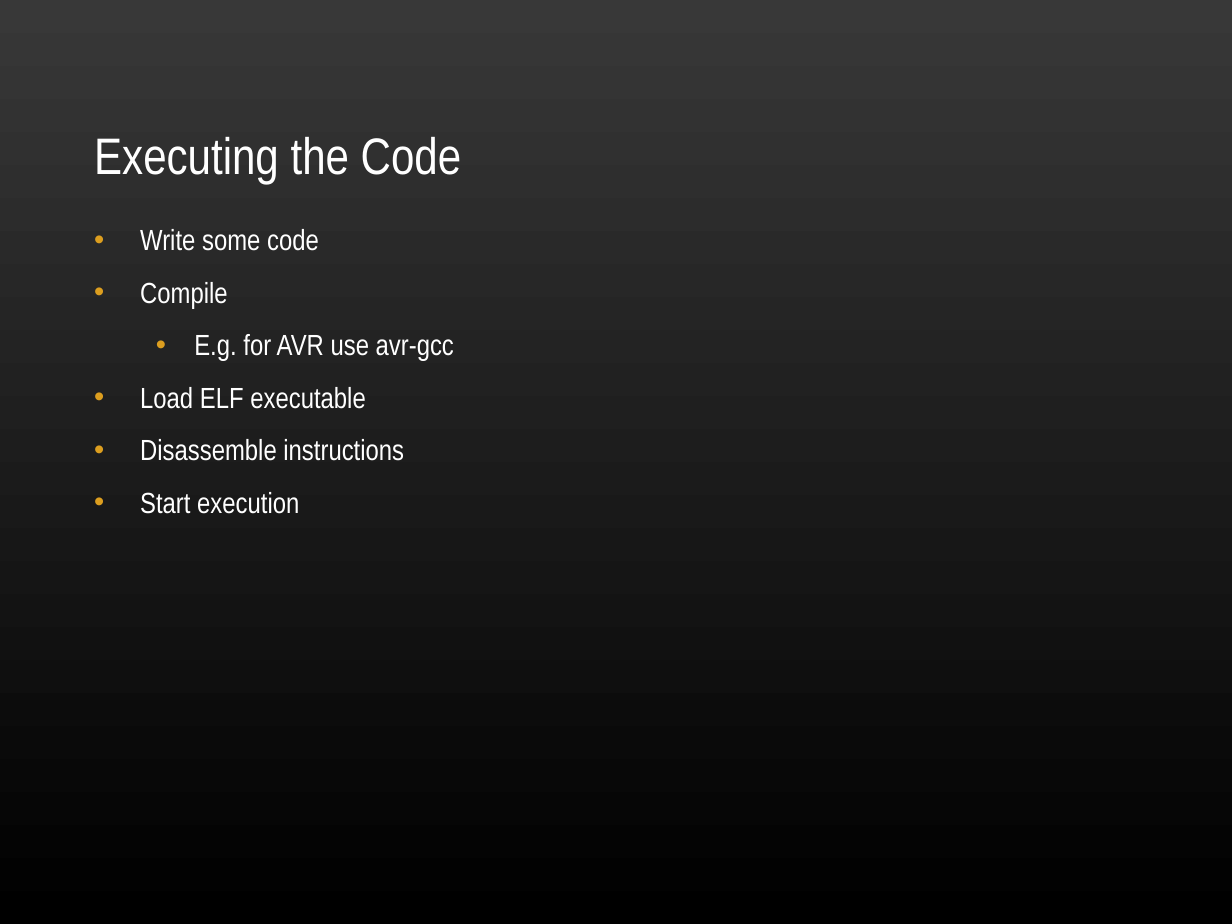
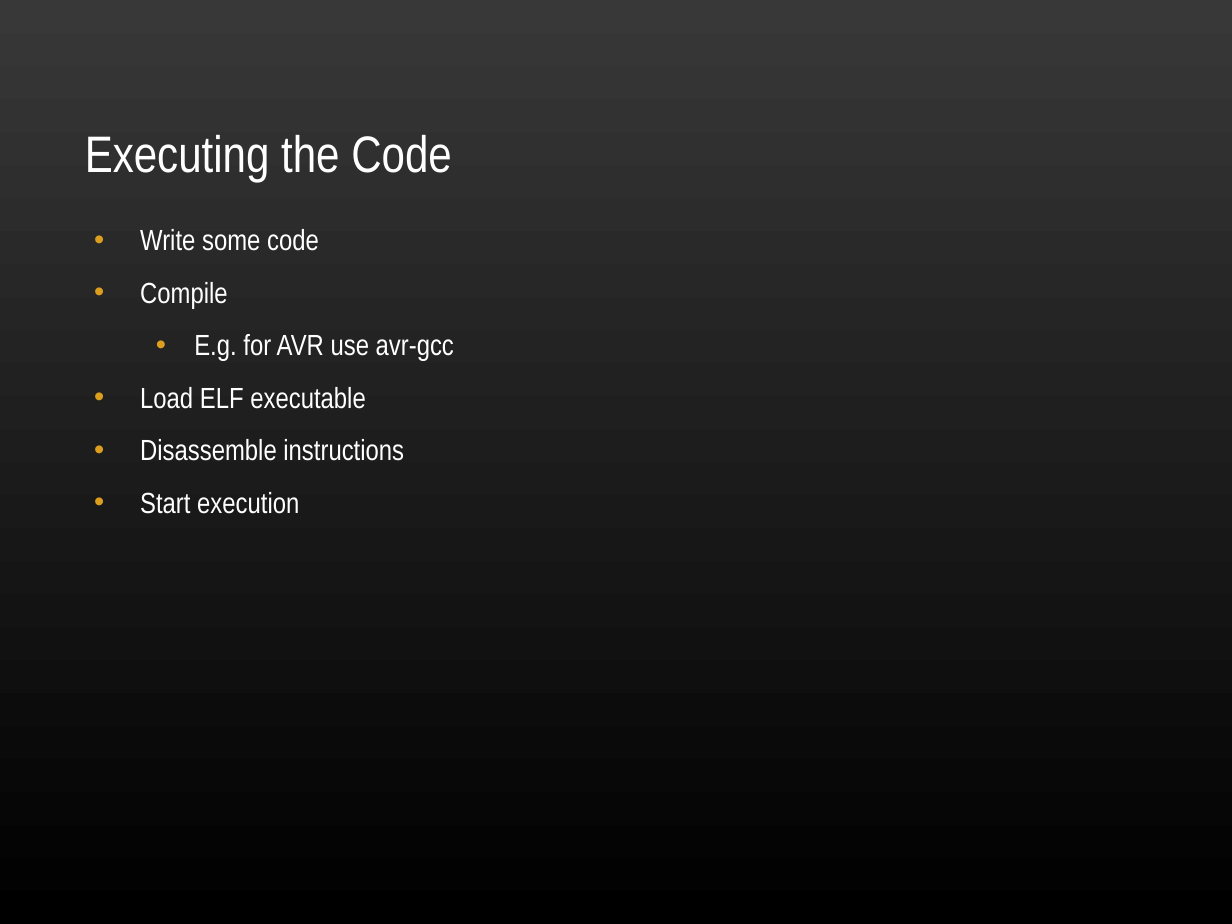
Before and after one commit to ekohl/essig, a slide deck: slide 9 of presentation/essig.ppt. Drawn at 1232x924 pixels with LibreOffice and Linux fonts; fonts in the diff are those of the drawing; background and template pictures are left out. Boxes give left, top, right and bottom in pixels: in the first picture for what was removed or moved away, otherwise in the second. Text is boxed around its words. In the diff, an @@ line names an element or a change of style, - is before the commit and + after.

```diff
--- a/presentation/essig.ppt
+++ b/presentation/essig.ppt
@@ text "Executing the Code": place and size @@
-text "Executing the Code" at (94,137,461,184)
+text "Executing the Code" at (85,135,451,182)
```
Also in this commit, not shown: 1 other slide changed.
